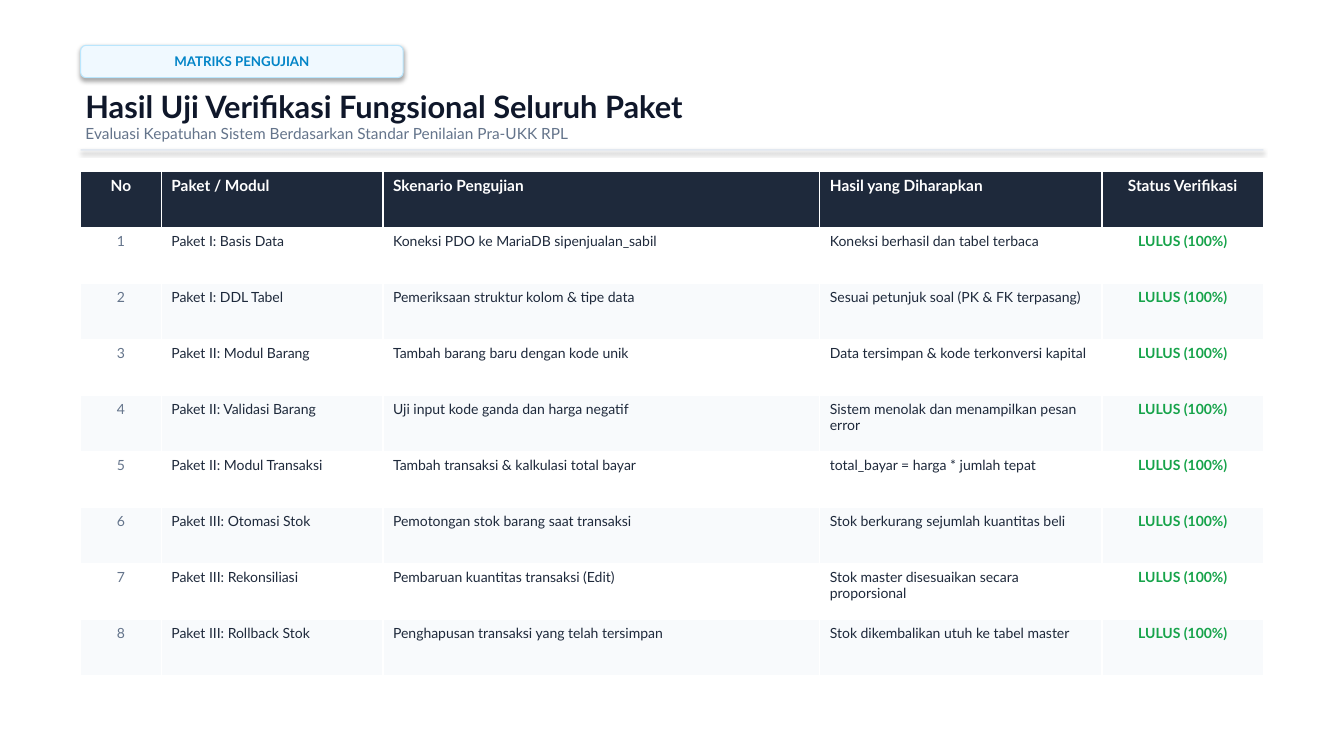
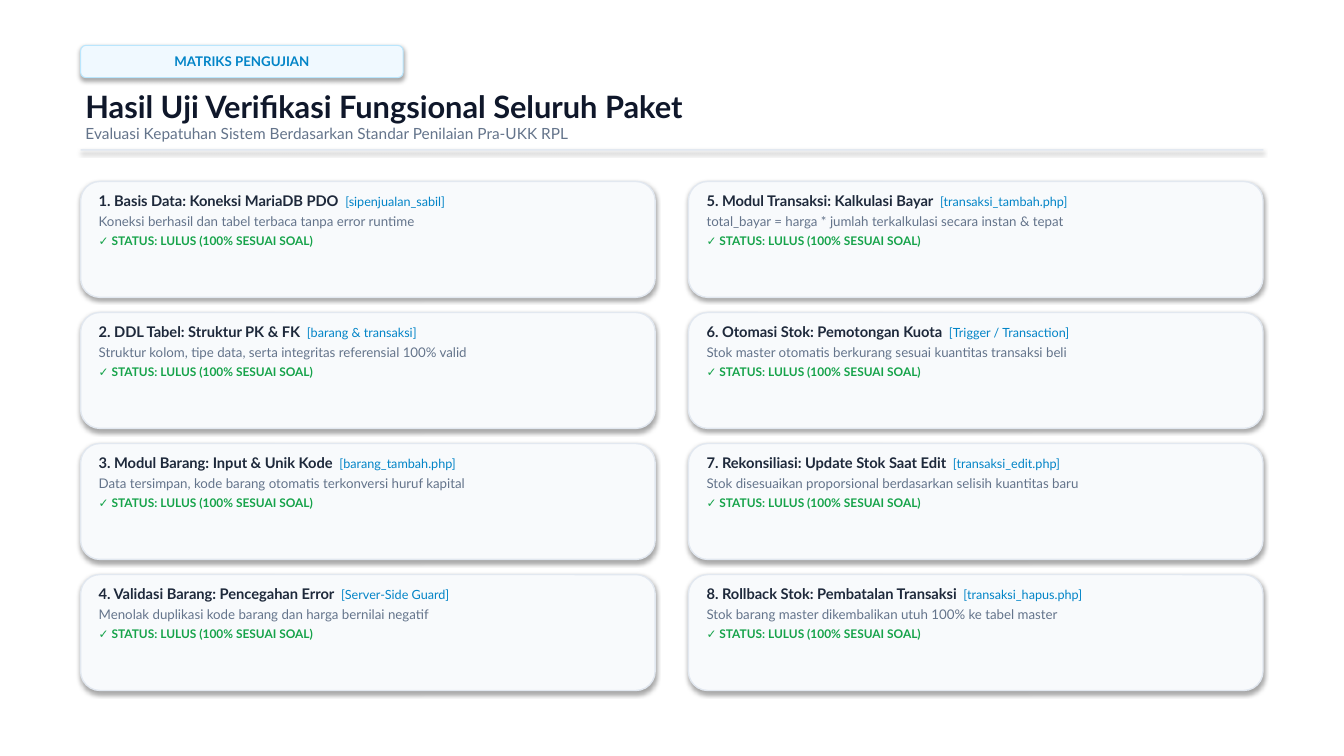
Before and after one commit to SabilMurti/BelajarUKK, a slide deck: slide 10 of PraUKK/Yang Dikumpulin/PRESENTASI_PRA_UKK_SABIL.pptx. Drawn at 1344x756 pixels with LibreOffice and Linux fonts; fonts in the diff are those of the drawing. Boxes give left, top, right and bottom in pixels: in the first picture for what was removed or moved away, otherwise in the second. Text is boxed around its words. In the diff, an @@ line names an element or a change of style, - is before the commit and + after.

```diff
--- a/PraUKK/Yang Dikumpulin/PRESENTASI_PRA_UKK_SABIL.pptx
+++ b/PraUKK/Yang Dikumpulin/PRESENTASI_PRA_UKK_SABIL.pptx
@@ table removed at bbox=[81, 171, 1263, 676], 9 rows, 5 columns @@
-No | Paket / Modul | Skenario Pengujian | Hasil yang Diharapkan | Status Verifikasi
-1 | Paket I: Basis Data | Koneksi PDO ke MariaDB sipenjualan_sabil | Koneksi berhasil dan tabel terbaca | LULUS (100%)
-2 | Paket I: DDL Tabel | Pemeriksaan struktur kolom & tipe data | Sesuai petunjuk soal (PK & FK terpasang) | LULUS (100%)
-3 | Paket II: Modul Barang | Tambah barang baru dengan kode unik | Data tersimpan & kode terkonversi kapital | LULUS (100%)
-4 | Paket II: Validasi Barang | Uji input kode ganda dan harga negatif | Sistem menolak dan menampilkan pesan error | LULUS (100%)
-5 | Paket II: Modul Transaksi | Tambah transaksi & kalkulasi total bayar | total_bayar = harga * jumlah tepat | LULUS (100%)
-6 | Paket III: Otomasi Stok | Pemotongan stok barang saat transaksi | Stok berkurang sejumlah kuantitas beli | LULUS (100%)
-7 | Paket III: Rekonsiliasi | Pembaruan kuantitas transaksi (Edit) | Stok master disesuaikan secara proporsional | LULUS (100%)
-8 | Paket III: Rollback Stok | Penghapusan transaksi yang telah tersimpan | Stok dikembalikan utuh ke tabel master | LULUS (100%)
@@ rounded rectangle added at bbox=[81, 181, 655, 297], fill #F8FAFC, outline #E2E8F0 1 pt @@
@@ text added at bbox=[99, 195, 445, 247], 9.5 pt, text #64748B @@
+1. Basis Data: Koneksi MariaDB PDO [sipenjualan_sabil]
+Koneksi berhasil dan tabel terbaca tanpa error runtime
+✓ STATUS: LULUS (100% SESUAI SOAL)
@@ rounded rectangle added at bbox=[689, 181, 1263, 297], fill #F8FAFC, outline #E2E8F0 1 pt @@
@@ text added at bbox=[707, 195, 1067, 247], 9.5 pt, text #64748B @@
+5. Modul Transaksi: Kalkulasi Bayar [transaksi_tambah.php]
+total_bayar = harga * jumlah terkalkulasi secara instan & tepat
+✓ STATUS: LULUS (100% SESUAI SOAL)
@@ rounded rectangle added at bbox=[81, 313, 655, 429], fill #F8FAFC, outline #E2E8F0 1 pt @@
@@ text added at bbox=[99, 326, 467, 378], 9.5 pt, text #64748B @@
+2. DDL Tabel: Struktur PK & FK [barang & transaksi]
+Struktur kolom, tipe data, serta integritas referensial 100% valid
+✓ STATUS: LULUS (100% SESUAI SOAL)
@@ rounded rectangle added at bbox=[689, 313, 1263, 429], fill #F8FAFC, outline #E2E8F0 1 pt @@
@@ text added at bbox=[707, 326, 1069, 378], 9.5 pt, text #64748B @@
+6. Otomasi Stok: Pemotongan Kuota [Trigger / Transaction]
+Stok master otomatis berkurang sesuai kuantitas transaksi beli
+✓ STATUS: LULUS (100% SESUAI SOAL)
@@ rounded rectangle added at bbox=[81, 444, 655, 560], fill #F8FAFC, outline #E2E8F0 1 pt @@
@@ rounded rectangle added at bbox=[689, 444, 1263, 560], fill #F8FAFC, outline #E2E8F0 1 pt @@
@@ text added at bbox=[99, 457, 464, 509], 9.5 pt, text #64748B @@
+3. Modul Barang: Input & Unik Kode [barang_tambah.php]
+Data tersimpan, kode barang otomatis terkonversi huruf kapital
+✓ STATUS: LULUS (100% SESUAI SOAL)
@@ text added at bbox=[707, 457, 1078, 509], 9.5 pt, text #64748B @@
+7. Rekonsiliasi: Update Stok Saat Edit [transaksi_edit.php]
+Stok disesuaikan proporsional berdasarkan selisih kuantitas baru
+✓ STATUS: LULUS (100% SESUAI SOAL)
@@ rounded rectangle added at bbox=[81, 575, 655, 691], fill #F8FAFC, outline #E2E8F0 1 pt @@
@@ text added at bbox=[99, 588, 450, 640], 9.5 pt, text #64748B @@
+4. Validasi Barang: Pencegahan Error [Server-Side Guard]
+Menolak duplikasi kode barang dan harga bernilai negatif
+✓ STATUS: LULUS (100% SESUAI SOAL)
@@ rounded rectangle added at bbox=[689, 575, 1263, 691], fill #F8FAFC, outline #E2E8F0 1 pt @@
@@ text added at bbox=[707, 588, 1082, 640], 9.5 pt, text #64748B @@
+8. Rollback Stok: Pembatalan Transaksi [transaksi_hapus.php]
+Stok barang master dikembalikan utuh 100% ke tabel master
+✓ STATUS: LULUS (100% SESUAI SOAL)
```
Also in this commit, not shown: 1 other slide changed, 10 other files.
